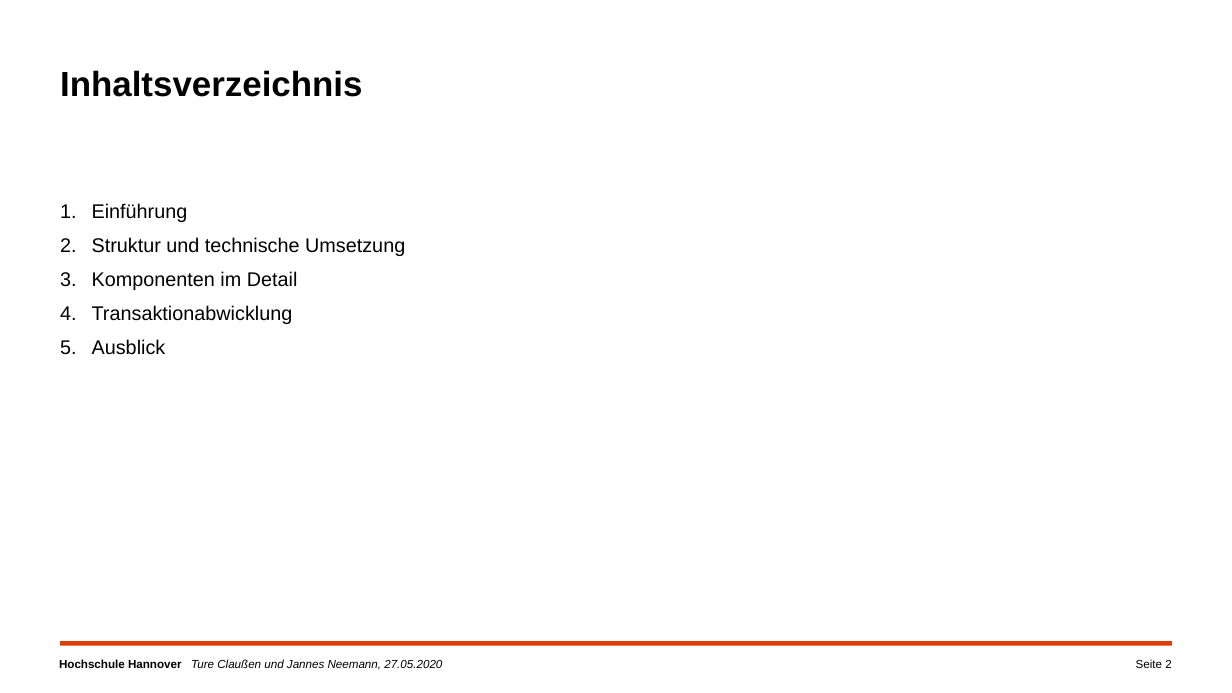
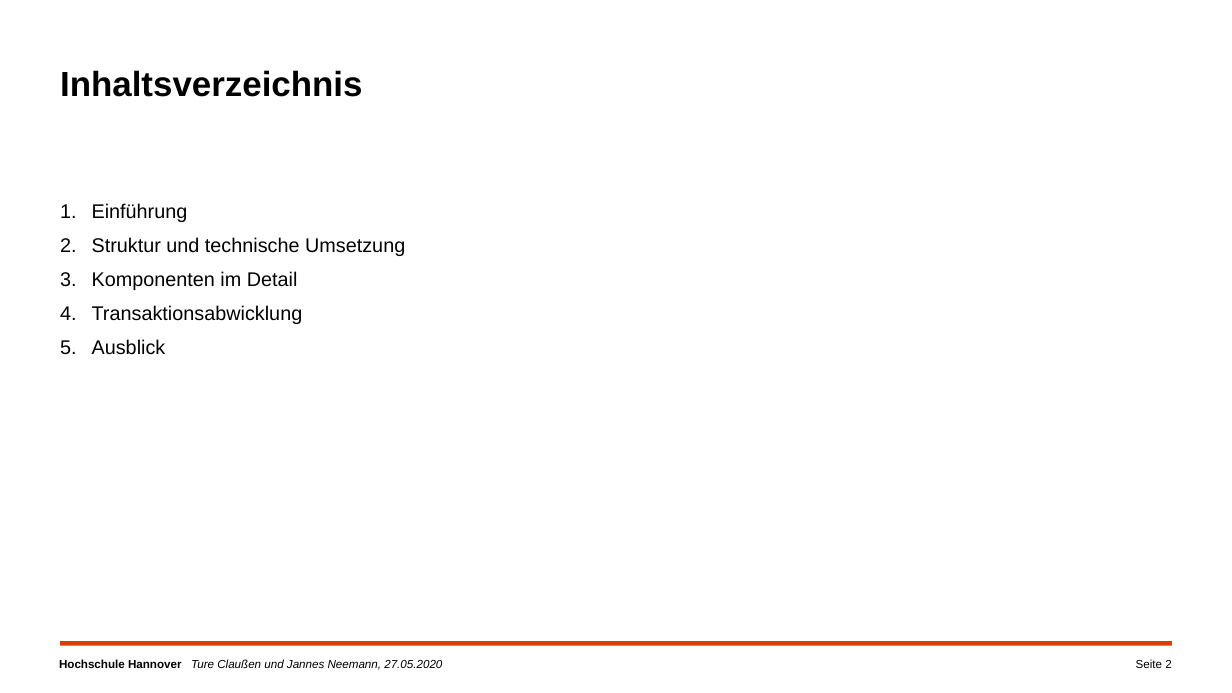
Before and after one commit to campfireman/SEM-ethereum-transactions, a slide deck: slide 2 of Ethereum_Präsentation_Jannes/Ethereum-Transaktionen.pptx. Drawn at 1232x693 pixels with LibreOffice and Linux fonts; fonts in the diff are those of the drawing; background and template pictures are left out. Boxes give left, top, right and bottom in pixels: in the first picture for what was removed or moved away, otherwise in the second. Text is boxed around its words. In the diff, an @@ line names an element or a change of style, - is before the commit and + after.

```diff
--- a/Ethereum_Präsentation_Jannes/Ethereum-Transaktionen.pptx
+++ b/Ethereum_Präsentation_Jannes/Ethereum-Transaktionen.pptx
@@ text at [92, 305, 303, 324]: text changed @@
-4. Transaktionabwicklung
+4. Transaktionsabwicklung
```
Also in this commit, not shown: 8 other slides changed, 1 other file.
